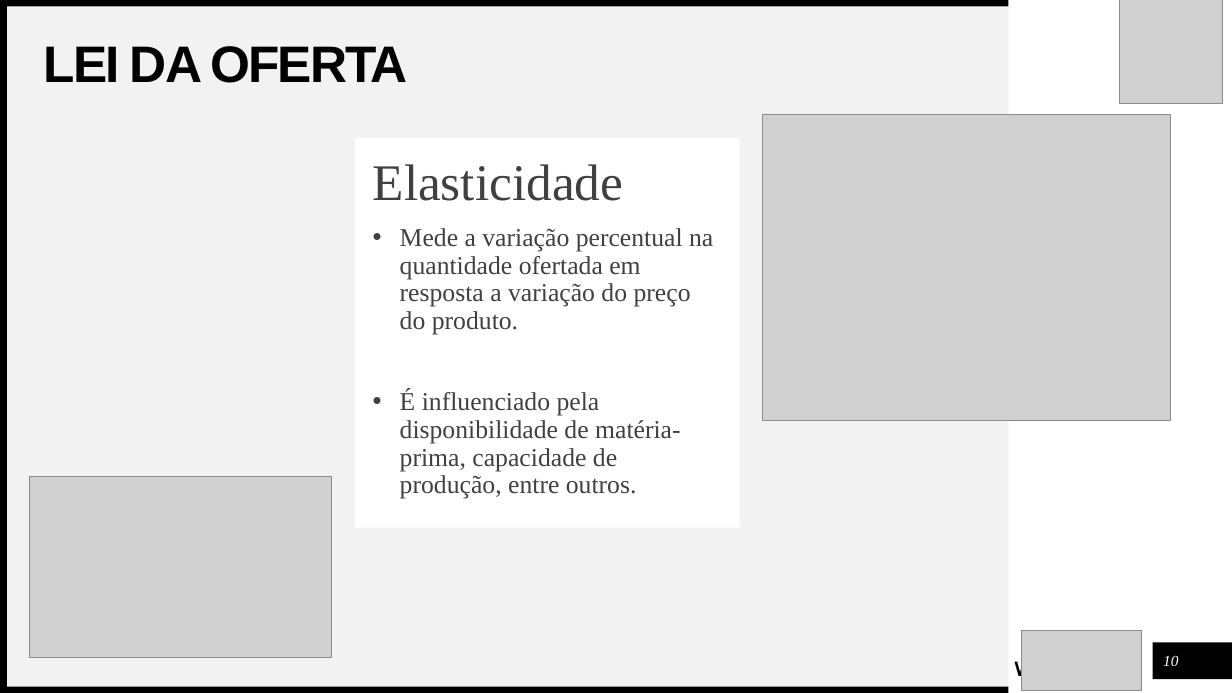
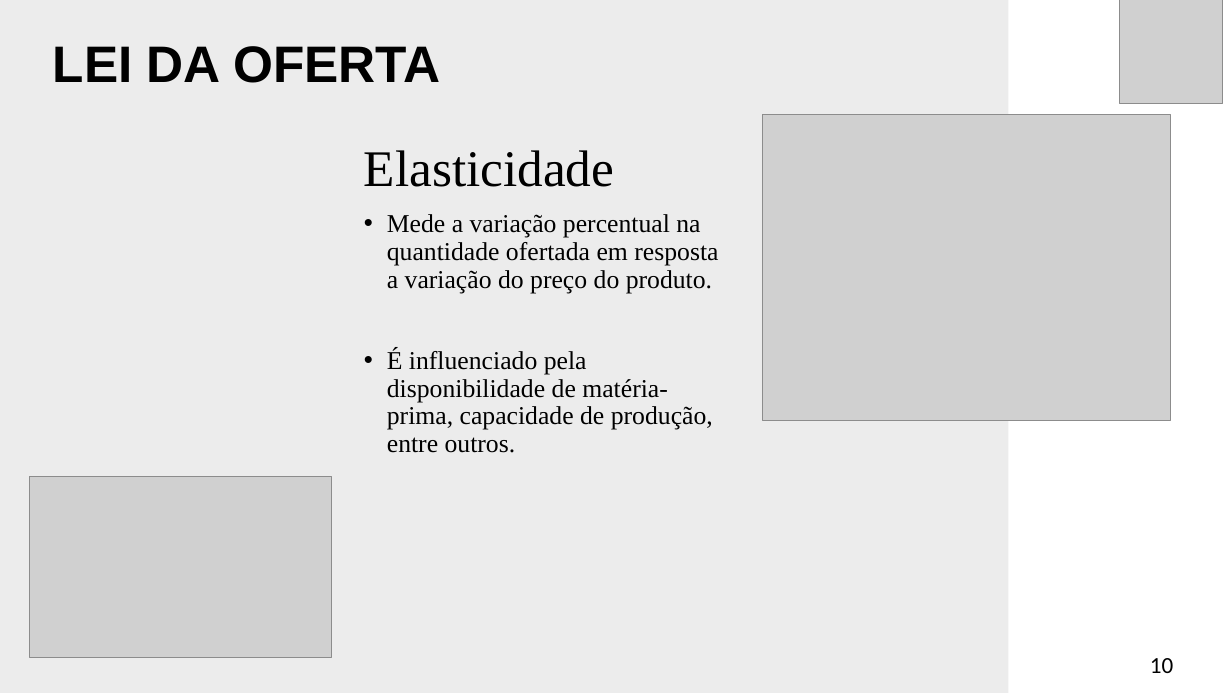
Before and after one commit to LuizMartendal/bcc-furb, a slide deck: slide 10 of 3° semestre/Fundamentos da Economia/Seminário/LEI DA OFERTA.pptx. Drawn at 1232x693 pixels with LibreOffice and Linux fonts; fonts in the diff are those of the drawing; grey boxes stand for pictures. Boxes give left, top, right and bottom in pixels: in the first picture for what was removed or moved away, otherwise in the second. Text is boxed around its words. In the diff, an @@ line names an element or a change of style, - is before the commit and + after.

```diff
--- a/3° semestre/Fundamentos da Economia/Seminário/LEI DA OFERTA.pptx
+++ b/3° semestre/Fundamentos da Economia/Seminário/LEI DA OFERTA.pptx
@@ rectangle removed at box(0, 0, 1008, 6) @@
@@ rectangle removed at box(0, 3, 8, 693) @@
@@ rectangle added at box(0, 0, 1008, 693), fill #ECECEC @@
@@ rectangle removed at box(7, 6, 1009, 687) @@
@@ title "LEI DA OFERTA" at box(53, 46, 440, 83): letter spacing -1.5 to 0 pt @@
@@ text "Elasticidade": place and size @@
-text "Elasticidade" at box(355, 138, 740, 528)
+text "Elasticidade" at box(364, 150, 718, 453)
@@ text "Elasticidade" at box(364, 150, 718, 453): text colour #404040 to #000000; indent changed; fill #FFFFFF to none @@
@@ text removed at box(1014, 641, 1143, 682) @@
-BANCO WOODGROVE
@@ picture removed at box(1021, 630, 1141, 690) @@
@@ page number: place and size @@
-page number at box(1163, 655, 1178, 666)
+page number at box(1150, 658, 1173, 673)
@@ page number at box(1150, 658, 1173, 673): size 12 to 18 pt, font Times New Roman to Calibri, text colour #FFFFFF to #000000, italic off; alignment centre to left; vertical alignment middle to top @@
@@ rectangle removed at box(1153, 642, 1232, 679) @@
@@ rectangle removed at box(0, 687, 1008, 693) @@
```
Also in this commit, not shown: 10 other slides changed, 1 slide added, 1 slide removed, 7 other files.
